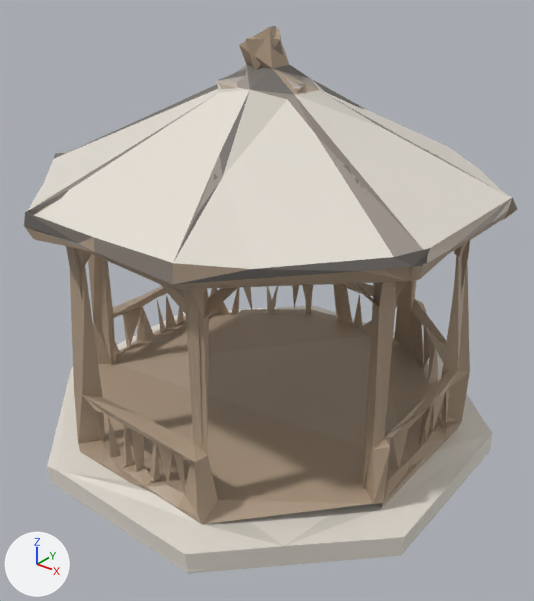
A saved change to the glTF model docs/univers/archipeo/monuments/modeles/5e-monument-kiosque-a-musique/final-3000.glb.
Both versions are drawn from a camera (50 mm lens) standing at (0.972, -1.22, 1.072) and looking at (0.037, -0.051, 0.347). Every picture has the same lights, and +X, +Y and +Z are marked at lower left. The older version comes first. Vertices at exactly the same position are counted once.

The first picture shows 'reduit'.
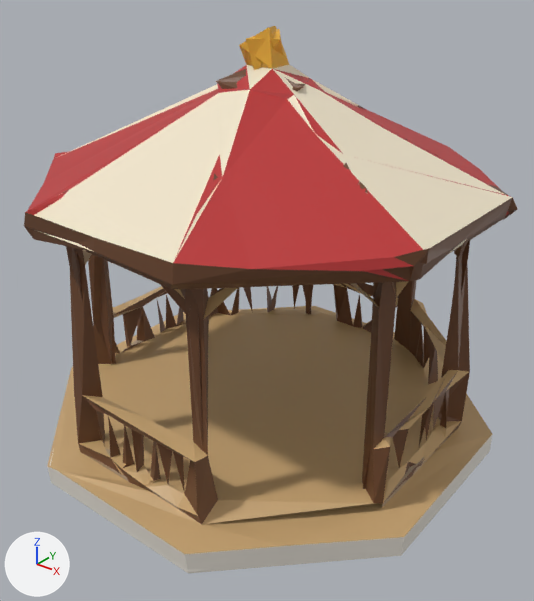
Edits to the bpy script that builds the scene:
```text
Change me_reduit:
    where me_reduit.from_pydata(...)  # 1272 vertices, 2692 faces; spans x -0.5..0.503, y -0.51..0.492, z 0.0..0.923
    used by ob_reduit; location = (0.0, 0.0, 0.0)
    me_reduit part 1: 2462 faces centred in x -0.476..0.478, y -0.485..0.468, z 0.049..0.909 are repainted in the vertex colours, in many colours
```

What differs and where, as boxes [x1, y1, x2, y2] in the pictures (534 x 601 px):
part 1 of me_reduit, recoloured: [24, 26, 518, 554] in both
